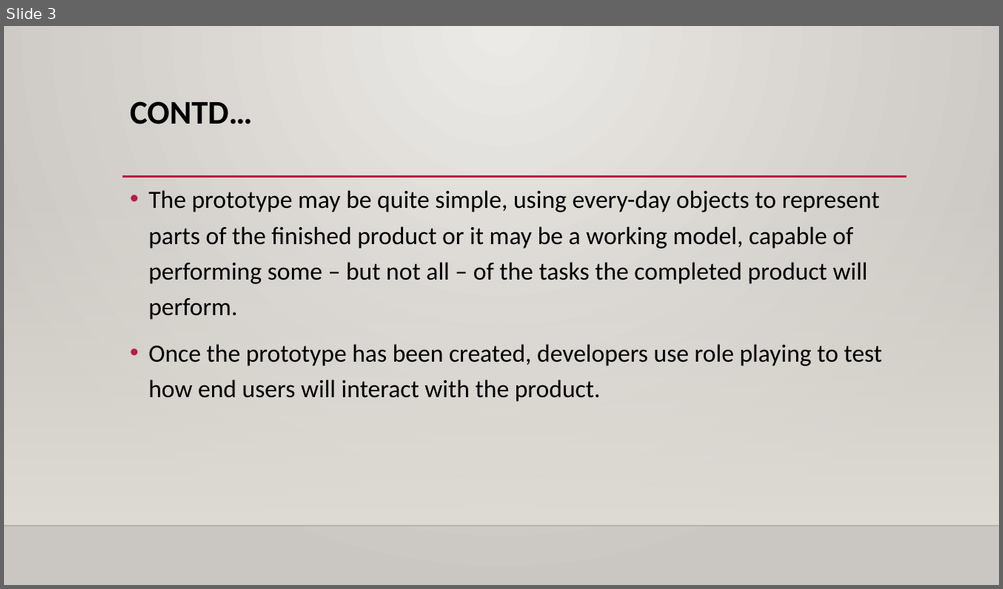
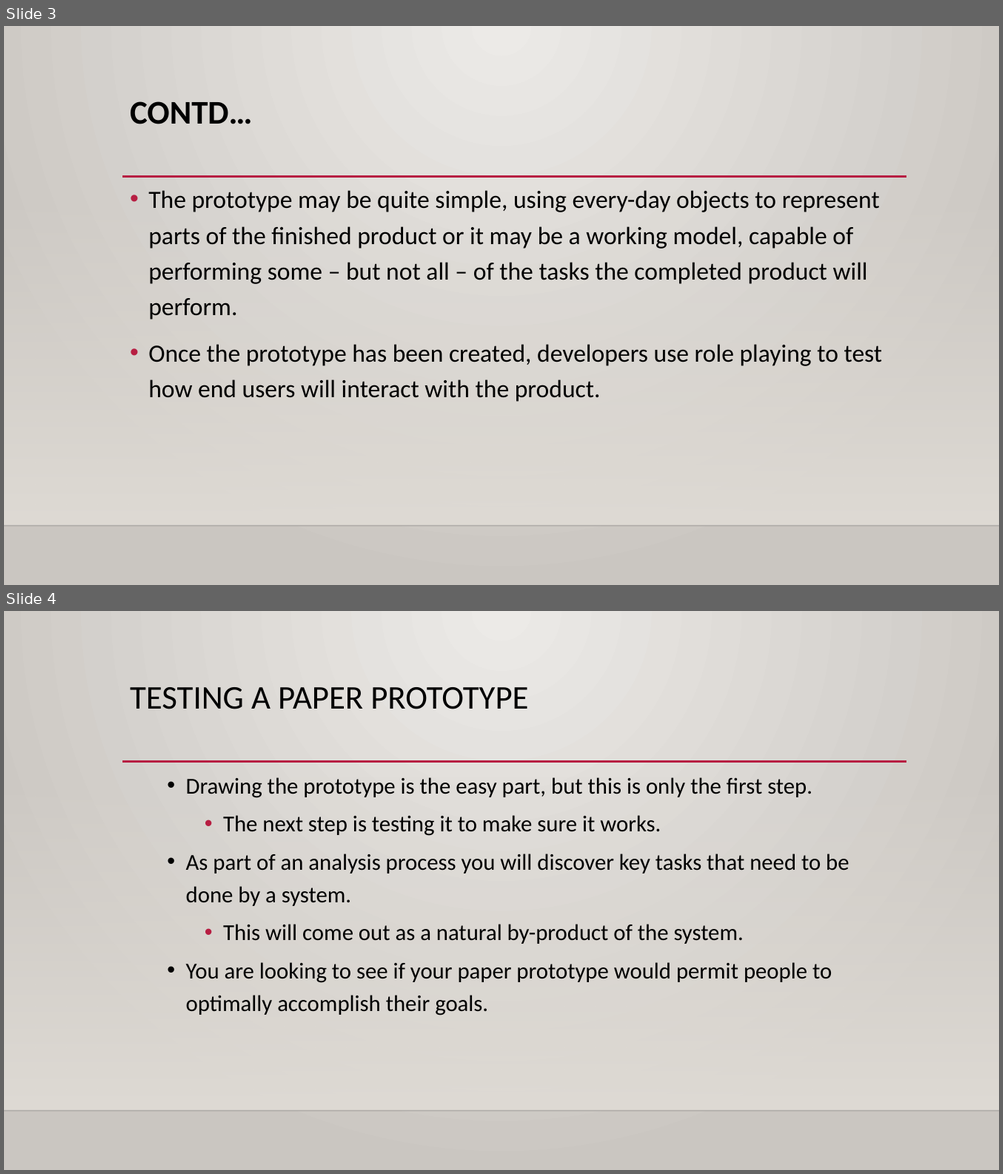
Before and after one commit to binamrathapa/DDOOCP_25A, a slide deck: Note/Prototype.pptx. Shown one above the other, each under a label of ours: slide 3 before the commit, slides 3 and 4 after it. The pictures are 1003x589 and 1003x1174 pixels, drawn with LibreOffice and Linux fonts; fonts in the diff are those of the drawing; background and template pictures are left out. Boxes give left, top, right and bottom in pixels: in the first picture for what was removed or moved away, otherwise in the second. Text is boxed around its words. In the diff, an @@ line names an element or a change of style, - is before the commit and + after.

Commit message:
add paper prototype

```diff
--- a/Note/Prototype.pptx
+++ b/Note/Prototype.pptx
@@ slide 4 added at [4,611,999,1170], background gradient #ECEAE7 to #CAC7C1; not listed: 3 template elements that a slide beside it also shows @@
@@ title added at [130,687,528,709], 32 pt, text #000000 @@
+TESTING A PAPER PROTOTYPE
@@ text added at [186,777,848,1016], 22 pt, text #000000 @@
+  • Drawing the prototype is the easy part, but this is only the first step.
+    • The next step is testing it to make sure it works.
+  • As part of an analysis process you will discover key tasks that need to be done by a system.
+    • This will come out as a natural by-product of the system.
+  • You are looking to see if your paper prototype would permit people to optimally accomplish their goals.
```
Also in this commit, not shown: 2 slides changed, 6 other slides added, 8 slides removed.
